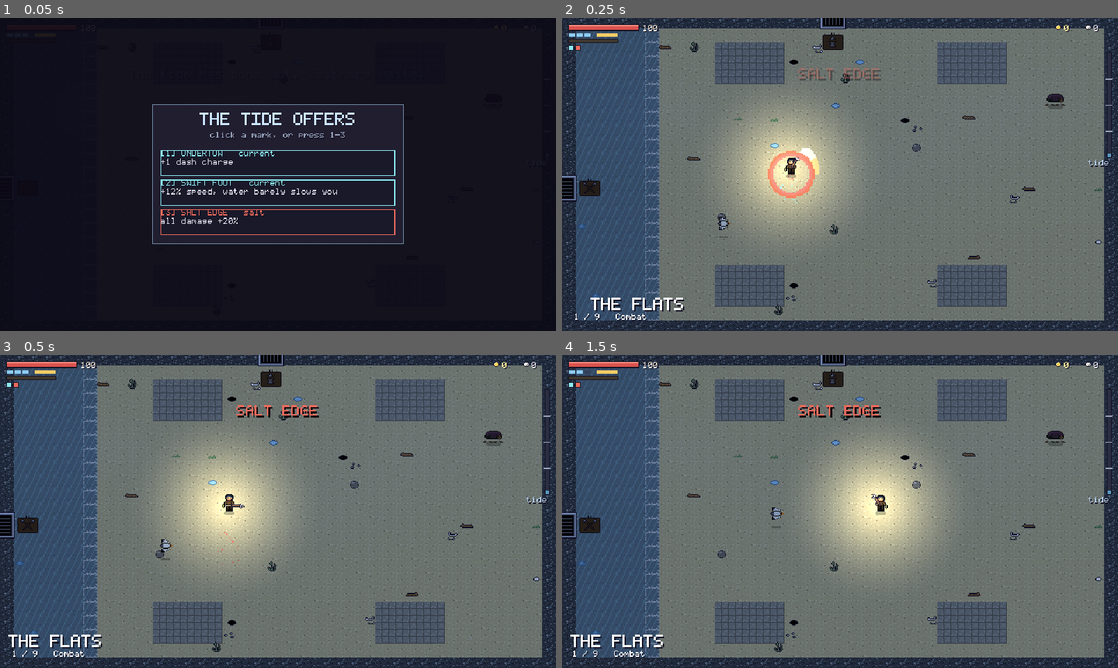
Above: before the commit, frames 1-4 (two rows, left to right).
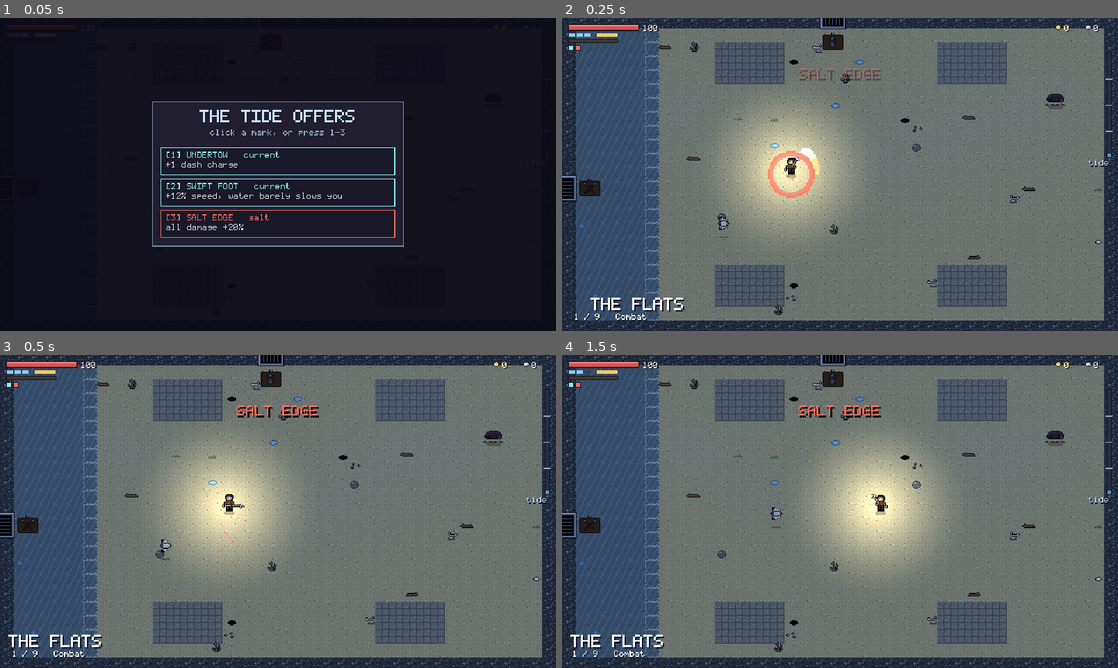
Above: after the commit, the same moments.

Repository: lakshgupta8/EBB
Game: Godot game, scene res://tests/sim_ui.tscn
Same seed, same stepped clock (60 frames per second), same inputs: the game is played once before the commit and once after it. This scene is started directly instead of the project's main scene.
Inputs (mouse positions are in pixels of both pictures, inside the frame that each line leads up to):
- Up to frame 1 (0.05 s): no input
- Up to frame 2 (0.25 s): no input
- Up to frame 3 (0.5 s): no input
- Up to frame 4 (1.5 s): tap Enter at 0.5 s; move the mouse to (962, 495) at 0.52 s; hold D (move_right) 0.53-1.25 s; tap Space (dash) at 0.6 s; click (962, 495) at 0.67 s; drag from (728, 527) to (834, 364) at 1.27 s

The runs differ from the first frame. In frame 1, 3.3% of the frame differs, in the area x 27-73%, y 26-74%; in frame 2, nothing differs; in frame 3, nothing differs; in frame 4, nothing differs.
Error in both runs: Out of bounds get index '2' (on base: 'Array') (res://tests/sim_ui.gd:98)

Commit message:
Menu rows: inner layout anchored to buttons, wider panels, shorter texts
Co-Authored-By: Claude Fable 5.1 <noreply@anthropic.com>

Diff:
--- a/src/hub/ledger.gd
+++ b/src/hub/ledger.gd
@@ -5,10 +5,10 @@
 const UPGRADES := [
 	{"id": "constitution", "name": "Keeper's Constitution", "desc": "+10 max health per tier", "costs": [10, 20, 35]},
 	{"id": "fourth_dash", "name": "Fourth Dash", "desc": "one more dash charge", "costs": [40]},
-	{"id": "pockets", "name": "Salted Pockets", "desc": "start each night with +10 salt per tier", "costs": [15, 30]},
-	{"id": "kinder_tide", "name": "Kinder Tide", "desc": "the tide rises 15% slower per tier", "costs": [25, 50]},
-	{"id": "bright_lantern", "name": "Brighter Lantern", "desc": "the lantern charges 50% faster", "costs": [30]},
-	{"id": "tether", "name": "Keeper's Tether", "desc": "once a night, survive a killing blow with 30 health", "costs": [60]},
+	{"id": "pockets", "name": "Salted Pockets", "desc": "+10 starting salt per tier", "costs": [15, 30]},
+	{"id": "kinder_tide", "name": "Kinder Tide", "desc": "tide rises 15% slower per tier", "costs": [25, 50]},
+	{"id": "bright_lantern", "name": "Brighter Lantern", "desc": "lantern charges 50% faster", "costs": [30]},
+	{"id": "tether", "name": "Keeper's Tether", "desc": "survive one killing blow a night", "costs": [60]},
 ]
 
 
--- a/src/ui/altar_ui.gd
+++ b/src/ui/altar_ui.gd
@@ -75,12 +75,12 @@
 		var col: Color = Tidemarks.FAMILY_COLOR[m.family]
 		var b := UI.row_button(col)
 		var inner := VBoxContainer.new()
-		inner.mouse_filter = Control.MOUSE_FILTER_IGNORE
-		inner.add_theme_constant_override("separation", 1)
+		inner.add_theme_constant_override("separation", 2)
 		inner.add_child(UI.label("[%d] %s   %s" % [i + 1, m.name.to_upper(), m.family], 8, col))
 		inner.add_child(UI.label(m.desc, 8, Color(0.85, 0.85, 0.9)))
 		b.add_child(inner)
-		b.custom_minimum_size = Vector2(250, 30)
+		UI.fill(inner, 6.0, 5.0)
+		b.custom_minimum_size = Vector2(250, 32)
 		b.pressed.connect(choose.bind(i))
 		box.add_child(b)
 	_root = center
--- a/src/ui/ledger_ui.gd
+++ b/src/ui/ledger_ui.gd
@@ -86,12 +86,12 @@
 	center.add_child(panel)
 	var box := VBoxContainer.new()
 	box.add_theme_constant_override("separation", 3)
-	box.custom_minimum_size = Vector2(330, 0)
+	box.custom_minimum_size = Vector2(440, 0)
 	panel.add_child(box)
 	box.add_child(UI.label("ORLA'S LEDGER", 16, Color(0.95, 0.85, 0.6), HORIZONTAL_ALIGNMENT_CENTER))
 	var line := UI.label("\"%s\"" % orla_line(), 8, Color(0.75, 0.75, 0.85), HORIZONTAL_ALIGNMENT_CENTER)
 	line.autowrap_mode = TextServer.AUTOWRAP_WORD_SMART
-	line.custom_minimum_size = Vector2(330, 0)
+	line.custom_minimum_size = Vector2(440, 0)
 	box.add_child(line)
 	box.add_child(UI.spacer(4))
 	_rows = []
@@ -99,19 +99,18 @@
 		var u: Dictionary = Ledger.UPGRADES[i]
 		var b := UI.row_button()
 		var h := HBoxContainer.new()
-		h.mouse_filter = Control.MOUSE_FILTER_IGNORE
 		h.add_theme_constant_override("separation", 8)
 		var a := UI.label("[%d] %s" % [i + 1, u.name], 8)
 		a.custom_minimum_size = Vector2(130, 0)
-		var d := UI.label(u.desc, 8, Color(0.7, 0.75, 0.8))
-		d.size_flags_horizontal = Control.SIZE_EXPAND_FILL
+		var d := UI.flex_label(u.desc)
 		var c := UI.label("", 8, Color(0.92, 0.92, 0.98), HORIZONTAL_ALIGNMENT_RIGHT)
-		c.custom_minimum_size = Vector2(70, 0)
+		c.custom_minimum_size = Vector2(84, 0)
 		h.add_child(a)
 		h.add_child(d)
 		h.add_child(c)
 		b.add_child(h)
-		b.custom_minimum_size = Vector2(310, 18)
+		UI.fill(h, 6.0, 4.0)
+		b.custom_minimum_size = Vector2(420, 20)
 		b.pressed.connect(_buy.bind(i))
 		box.add_child(b)
 		_rows.append([a, d, c, b])
--- a/src/ui/shop.gd
+++ b/src/ui/shop.gd
@@ -7,7 +7,7 @@
 const ITEMS := [
 	{"key": "salve", "name": "Salve", "desc": "heal 40", "price": 12, "stock": 2},
 	{"key": "shell", "name": "Hardened shell", "desc": "+15 max health", "price": 20, "stock": 1},
-	{"key": "wind", "name": "Second wind", "desc": "+1 dash charge this run", "price": 26, "stock": 1},
+	{"key": "wind", "name": "Second wind", "desc": "+1 dash charge (this run)", "price": 26, "stock": 1},
 	{"key": "oil", "name": "Lamp oil", "desc": "lantern glow +60", "price": 8, "stock": 2},
 ]
 
@@ -116,7 +116,7 @@
 	center.add_child(panel)
 	var box := VBoxContainer.new()
 	box.add_theme_constant_override("separation", 3)
-	box.custom_minimum_size = Vector2(270, 0)
+	box.custom_minimum_size = Vector2(340, 0)
 	panel.add_child(box)
 	box.add_child(UI.label("THE DROWNED MERCHANT", 16, Color(0.7, 0.85, 0.95), HORIZONTAL_ALIGNMENT_CENTER))
 	box.add_child(UI.label("\"Salt for salt. That is the bargain.\"", 8, Color(0.6, 0.65, 0.75), HORIZONTAL_ALIGNMENT_CENTER))
@@ -126,19 +126,18 @@
 		var it: Dictionary = ITEMS[i]
 		var b := UI.row_button()
 		var h := HBoxContainer.new()
-		h.mouse_filter = Control.MOUSE_FILTER_IGNORE
 		h.add_theme_constant_override("separation", 10)
 		var a := UI.label("[%d] %s" % [i + 1, it.name], 8)
 		a.custom_minimum_size = Vector2(110, 0)
-		var d := UI.label(it.desc, 8, Color(0.7, 0.75, 0.8))
-		d.size_flags_horizontal = Control.SIZE_EXPAND_FILL
+		var d := UI.flex_label(it.desc)
 		var c := UI.label("%d salt" % it.price, 8, Color(0.98, 0.9, 0.6), HORIZONTAL_ALIGNMENT_RIGHT)
 		c.custom_minimum_size = Vector2(50, 0)
 		h.add_child(a)
 		h.add_child(d)
 		h.add_child(c)
 		b.add_child(h)
-		b.custom_minimum_size = Vector2(250, 18)
+		UI.fill(h, 6.0, 4.0)
+		b.custom_minimum_size = Vector2(320, 20)
 		b.pressed.connect(buy.bind(i))
 		box.add_child(b)
 		_rows.append([a, d, c, b])
--- a/src/ui/ui.gd
+++ b/src/ui/ui.gd
@@ -67,6 +67,25 @@
 	return b
 
 
+## A label that yields width to its siblings and trims with an ellipsis instead of overflowing.
+static func flex_label(text: String, size: int = 8, color: Color = Color(0.7, 0.75, 0.8)) -> Label:
+	var l := label(text, size, color)
+	l.clip_text = true
+	l.text_overrun_behavior = TextServer.OVERRUN_TRIM_ELLIPSIS
+	l.size_flags_horizontal = Control.SIZE_EXPAND_FILL
+	return l
+
+
+## Buttons do not lay out their children: anchor `inner` to fill the button with margins.
+static func fill(inner: Control, margin_x: float = 6.0, margin_y: float = 4.0) -> void:
+	inner.set_anchors_preset(Control.PRESET_FULL_RECT)
+	inner.offset_left = margin_x
+	inner.offset_top = margin_y
+	inner.offset_right = -margin_x
+	inner.offset_bottom = -margin_y
+	inner.mouse_filter = Control.MOUSE_FILTER_IGNORE
+
+
 ## A simple text button (Resume, Leave...).
 static func text_button(text: String, size: int = 8, color: Color = Color(0.85, 0.9, 1.0)) -> Button:
 	var b := row_button()
--- a/tests/test_meta.gd
+++ b/tests/test_meta.gd
@@ -43,6 +43,14 @@
 	SaveManager.use_path(SaveManager.PATH)
 
 
+func test_menu_texts_fit_their_rows() -> void:
+	# 6 px per glyph in the pixel font; keep descriptions inside the row's description column.
+	for u in Ledger.UPGRADES:
+		assert_true(u.desc.length() * 6 <= 200, "ledger desc too long: " + u.desc)
+	for it in Shop.ITEMS:
+		assert_true(it.desc.length() * 6 <= 150, "shop desc too long: " + it.desc)
+
+
 func test_room_graph_offers_altar_early() -> void:
 	var g := RoomGraph.new(3, 8)
 	assert_true(RoomGraph.ALTAR in g.options_for(1), "altar at depth 1")
